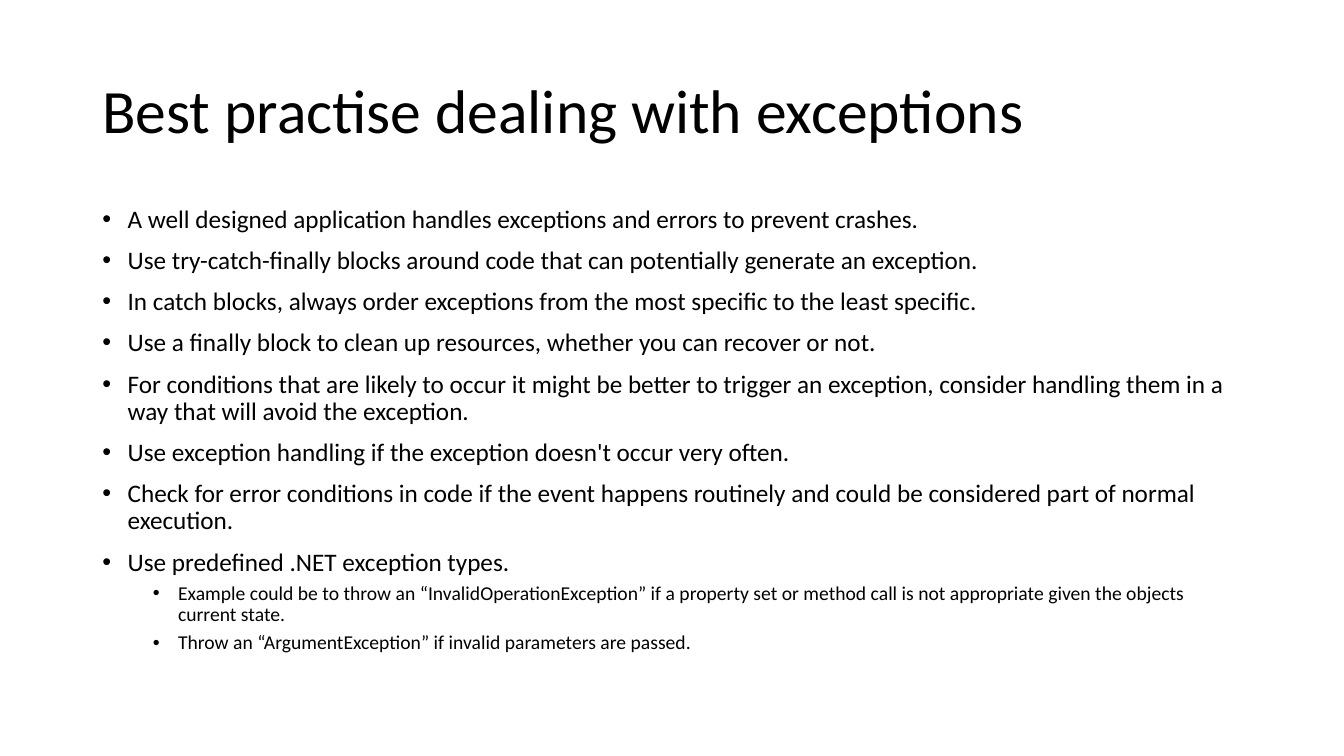
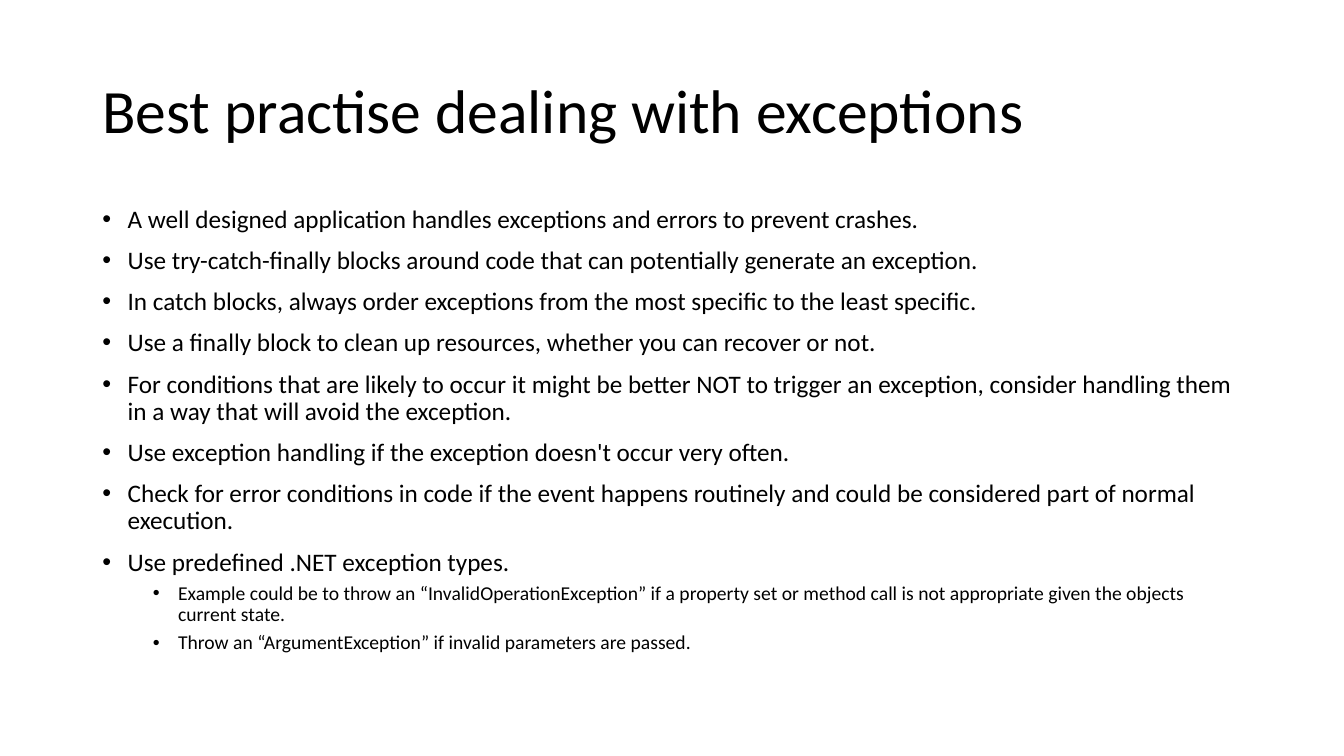
Before and after one commit to datamatiker2018/Week-15, a slide deck: slide 16 of Exception handling.pptx. Drawn at 1344x756 pixels with LibreOffice and Linux fonts; fonts in the diff are those of the drawing. Boxes give left, top, right and bottom in pixels: in the first picture for what was removed or moved away, otherwise in the second. Text is boxed around its words. In the diff, an @@ line names an element or a change of style, - is before the commit and + after.

```diff
--- a/Exception handling.pptx
+++ b/Exception handling.pptx
@@ text at box(128, 375, 1230, 424): text changed @@
-• For conditions that are likely to occur it might be better to trigger an exception, consider handling them in a way that will avoid the exception.
+• For conditions that are likely to occur it might be better NOT to trigger an exception, consider handling them in a way that will avoid the exception.
```
Also in this commit, not shown: 1 other file.
